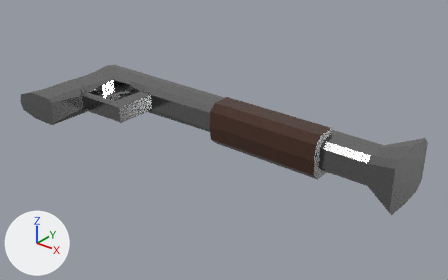
The glTF model Models/shotgun.glb, before and after one commit.
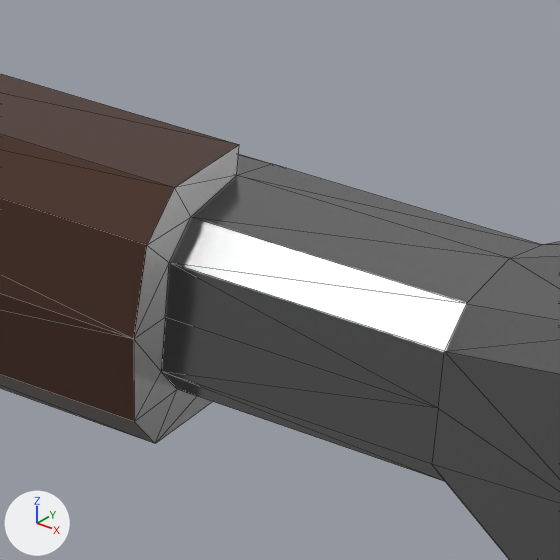
Each version appears first whole from a 50 mm camera at (4.046, -4.75, 2.949) aimed at (0.132, 0.141, -0.084), and next in a close-up on the part from 65% to 86% of the width and 37% to 71% of the height. Arrows for +X, +Y and +Z are at lower left; the lights stay in place. The close-ups show mesh edges as thin lines. Where no turn or scale is listed for an object, it has been applied to the vertices. Vertices at the same position are counted once.

The first close-up shows 'Shotgun'.
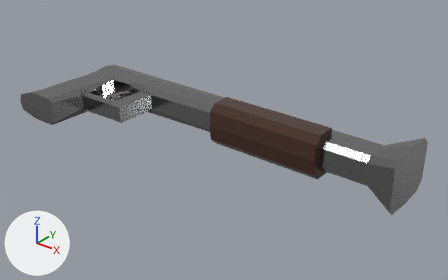
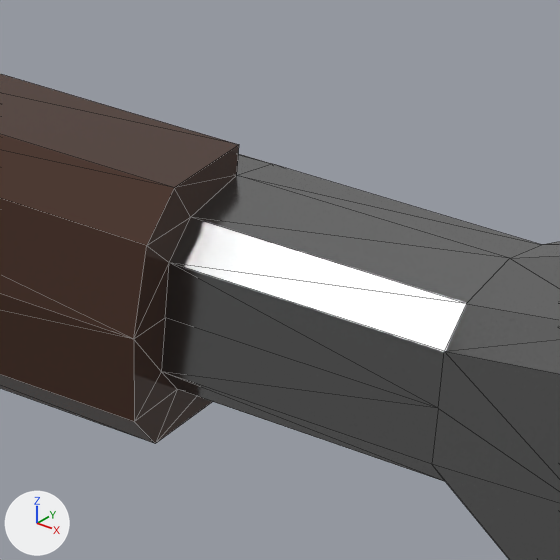
Boxes (x1, y1, x2, y2) around the edits, measured in the close-ups (560 x 560 px):
part 1 of me_cube, recoloured
    both: (134, 145, 239, 443)

The change in detail:
me_cube has 318 vertices, 634 faces and spans x -2.36..2.17, y -0.76..0.83, z -0.32..0.32.
me_cube is used by ob_shotgun; location (0.0, 0.0, 0.035).
me_cube part 1: 24 faces spanning x -0.07..1.3, y 0.13..0.45, z -0.25..0.25 switch from mat_silver (grey #979797) to mat_brown (brown #452c21).
